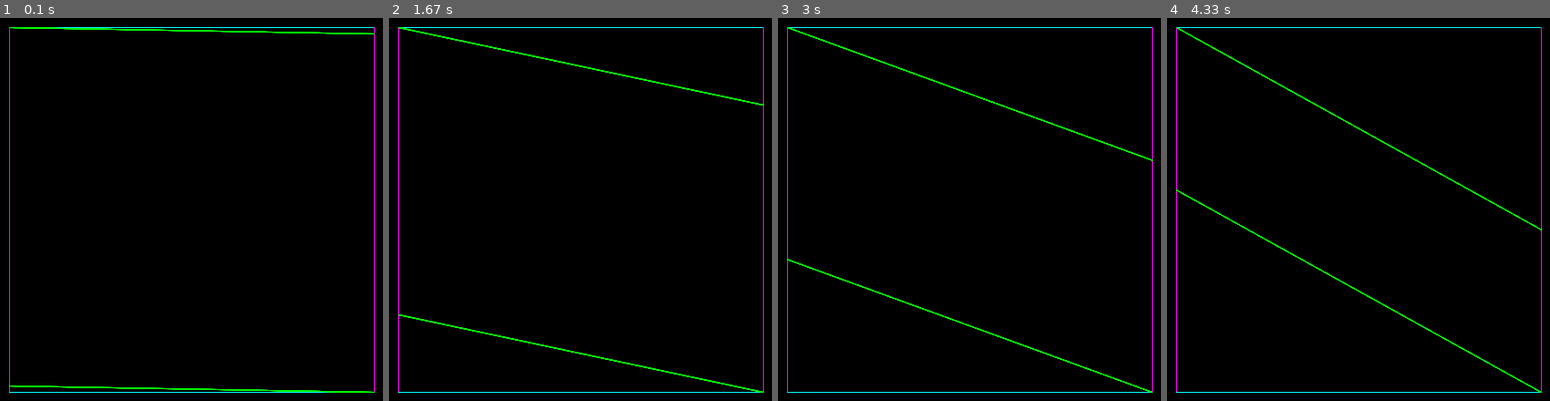
Above: before the commit, frames 1-4 (left to right).
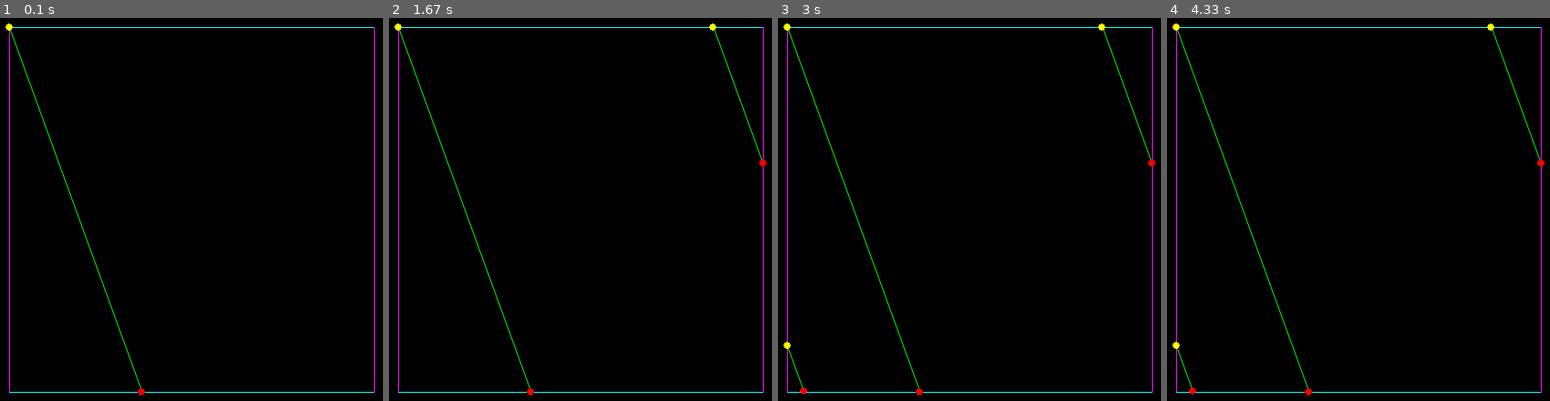
Above: after the commit, the same moments.

Repository: DoYouEvenStackSmash/planning-algorithms-exercises
Game: pygame game, started from src/ch4/manifold_project/manifold_driver.py
The game is run twice, just before and just after one commit, with the same random seed, the same clock (stepped at 60 frames per second) and the same inputs.
Inputs:
- Up to frame 1 (0.1 s): no input
- Up to frame 2 (1.67 s): no input
- Up to frame 3 (3 s): no input
- Up to frame 4 (4.33 s): no input

The runs differ from the first frame. In frame 1, 1.3% of the frame differs, in the area x 1-98%, y 1-99%; in frame 2, 1.5%; in frame 3, 1.6%; in frame 4, 1.6%, in the area x 1-99%, y 1-99%.

Commit message:
added double torus manifold

Diff:
--- /dev/null
+++ b/src/ch4/manifold_project/double_torus_manifold.py
@@ -0,0 +1,97 @@
+#!/usr/bin/python3
+from identification_objects import *
+
+# (x, 1) ~ (x + 1/2, 0) for x in [0, 1/2]
+def double_torus_identify_1(O, x_curr, y_curr):
+  if not O.check_y_max(y_curr):
+    return (x_curr, y_curr)
+  half_x = O.get_x_dist() / 2
+  return (x_curr + half_x, O.get_y_min())
+
+# (x, 1) ~ (x - 1/2, 0) for x in [1/2, 1]
+def double_torus_identify_2(O, x_curr, y_curr):
+  if not O.check_y_max(y_curr):
+    return (x_curr, y_curr)
+  half_x = O.get_x_dist() / 2
+  return (x_curr - half_x, O.get_y_min())
+
+# (1, y) ~ (0, y - 1/2) for y in [1/2, 1]
+def double_torus_identify_3(O, x_curr, y_curr):
+  if not O.check_x_max(x_curr):
+    return (x_curr, y_curr)
+  half_y = O.get_y_dist() / 2
+  return (O.get_x_min(), y_curr - half_y)
+
+# (1, y) ~ (0, y + 1/2) for y in [0, 1/2]
+def double_torus_identify_4(O, x_curr, y_curr):
+  if not O.check_x_max(x_curr):
+    return (x_curr, y_curr)
+  half_y = O.get_y_dist() / 2
+  return (O.get_x_min(), y_curr + half_y)
+
+double_torus_region_map = [(0, 3), (np.pi/4, 2), (np.pi / 2, 1), ( 3 * np.pi / 4, 4), (10, 10),(np.pi, 3), (5 * np.pi / 4, 2), (3 * np.pi / 2, 1), (7 * np.pi / 4, 4), (10, 10)]
+
+
+
+def find_region(O, target_point):
+  center = (O.get_x_dist() / 2 + O.get_x_min(), O.get_y_dist() / 2 + O.get_y_min())
+  tx,ty = target_point
+  cx,cy = center
+  rad_theta = np.arctan2(ty - cy, tx - cx)
+  if rad_theta < 0:
+    rad_theta = 2 * np.pi + rad_theta
+  c = 5
+  if rad_theta < np.pi:
+    c = 0
+  while rad_theta >= double_torus_region_map[c + 1][0]:
+    c+=1
+  return double_torus_region_map[c][1]
+
+double_torus_identifications = {
+  1 : lambda o, x, y : double_torus_identify_1(o, x, y),
+  2 : lambda o, x, y : double_torus_identify_2(o, x, y),
+  3 : lambda o, x, y : double_torus_identify_3(o, x, y),
+  4 : lambda o, x, y : double_torus_identify_4(o, x, y)
+}
+
+def double_torus_next_segment(O, x_curr, y_curr, rad_angle):
+  x_curr, y_curr = double_torus_identifications[find_region(O, (x_curr,y_curr))](O,x_curr, y_curr)
+
+  x_dist = O.get_x_dist()
+  x_end = x_curr + x_dist
+
+  # check overshoot opposite x axis
+  # this would mean that y_curr is y_min
+  if O.check_x_max(x_end):
+    x_excess = x_end - O.get_x_max()
+    x_dist = x_dist - x_excess
+    x_end = x_curr + x_dist
+
+  #this is an adjustment for y_dist assuming x_dist is out of bounds.
+  y_dist = np.multiply(x_dist, np.tan(rad_angle))
+  y_end = y_curr + y_dist
+
+  # check out of bounds on opposite y axis.
+  # this would mean that x_curr is x_min
+  if O.check_y_max(y_end):
+    y_excess = y_end - O.get_y_max()
+    y_dist = y_dist - y_excess
+    y_end = y_curr + y_dist
+    x_dist = np.divide(y_dist, np.tan(rad_angle))
+    x_end = x_curr + x_dist
+
+  return ((x_curr, y_curr), (x_end, y_end))
+
+def double_torus(o, angle_degrees):
+  o.next_segment = lambda O, x_curr, y_curr, rad_angle: double_torus_next_segment(O, x_curr, y_curr, rad_angle)
+  lines = []
+  ox,oy = o.get_x_min(), o.get_y_min()
+  r = angle_degrees * np.pi / 180
+  counter = 0
+  while not o.end_flag and counter < 5:
+    lines.append(o.next_segment(o, ox, oy, r))
+    ox, oy = lines[-1][1]
+    counter+=1
+  for i in lines:
+    print(i)
+  return lines
--- a/src/ch4/manifold_project/identification_objects.py
+++ b/src/ch4/manifold_project/identification_objects.py
@@ -45,5 +45,11 @@
   def check_x_min(self, x_curr):
     return x_curr <= self.x_min
 
+  def get_x_dist(self):
+    return self.x_max - self.x_min
+
+  def get_y_dist(self):
+    return self.y_max - self.y_min
+
 def blank_object(x_min, x_max, y_min, y_max):
   return Obj(x_min, x_max, y_min, y_max)
--- a/src/ch4/manifold_project/manifold_driver.py
+++ b/src/ch4/manifold_project/manifold_driver.py
@@ -8,6 +8,7 @@
 from klein_bottle_manifold import *
 from projective_plane import *
 from two_sphere_manifold import *
+from double_torus_manifold import *
 import sys
 import numpy as np
 import pygame
@@ -72,7 +73,8 @@
   # l = torus(o, 7)
   # l = klein_bottle(o, 60)
   # l = projective_plane(o, 80)
-  l = two_sphere(o, 10)
+  # l = two_sphere(o, 10)
+  l = double_torus(o, 70)
   # print(l)
 
   for i in l:
@@ -80,7 +82,7 @@
     frame_draw_dot(screen, i[0], colors["yellow"])
     frame_draw_dot(screen, i[1], colors["red"])
     pygame.display.update()
-    time.sleep(0.1)
+    time.sleep(1)
   # pygame.display.update()
 
 def main():
@@ -89,8 +91,8 @@
   screen = create_display(w, h)
 
   o = blank_object(w/10, w - w/10, h/10, h - h/10)
-  change_angle(screen,o)
-  # single_angle(screen, o)
+  # change_angle(screen,o)
+  single_angle(screen, o)
 
   while 1:
     for event in pygame.event.get():
